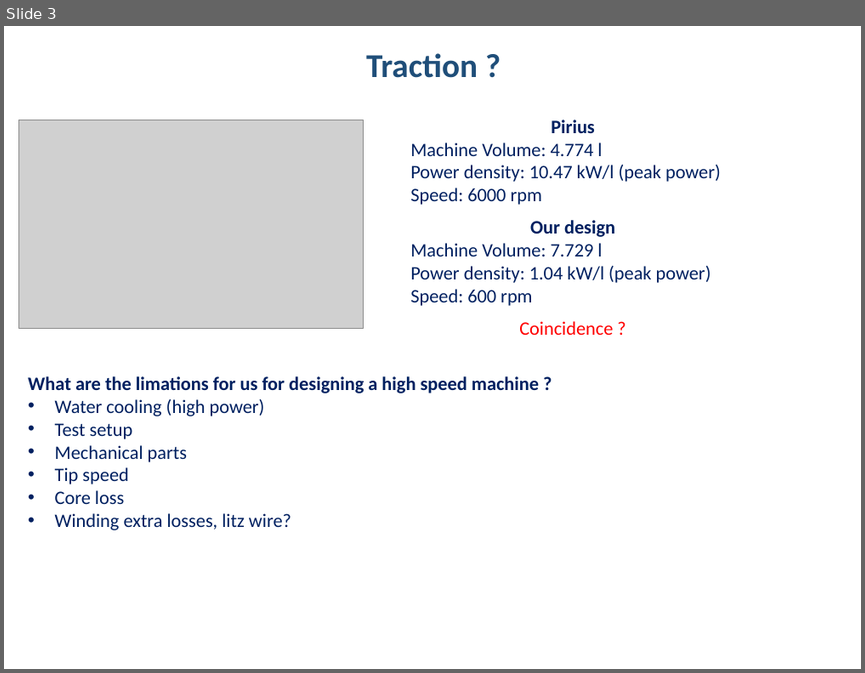
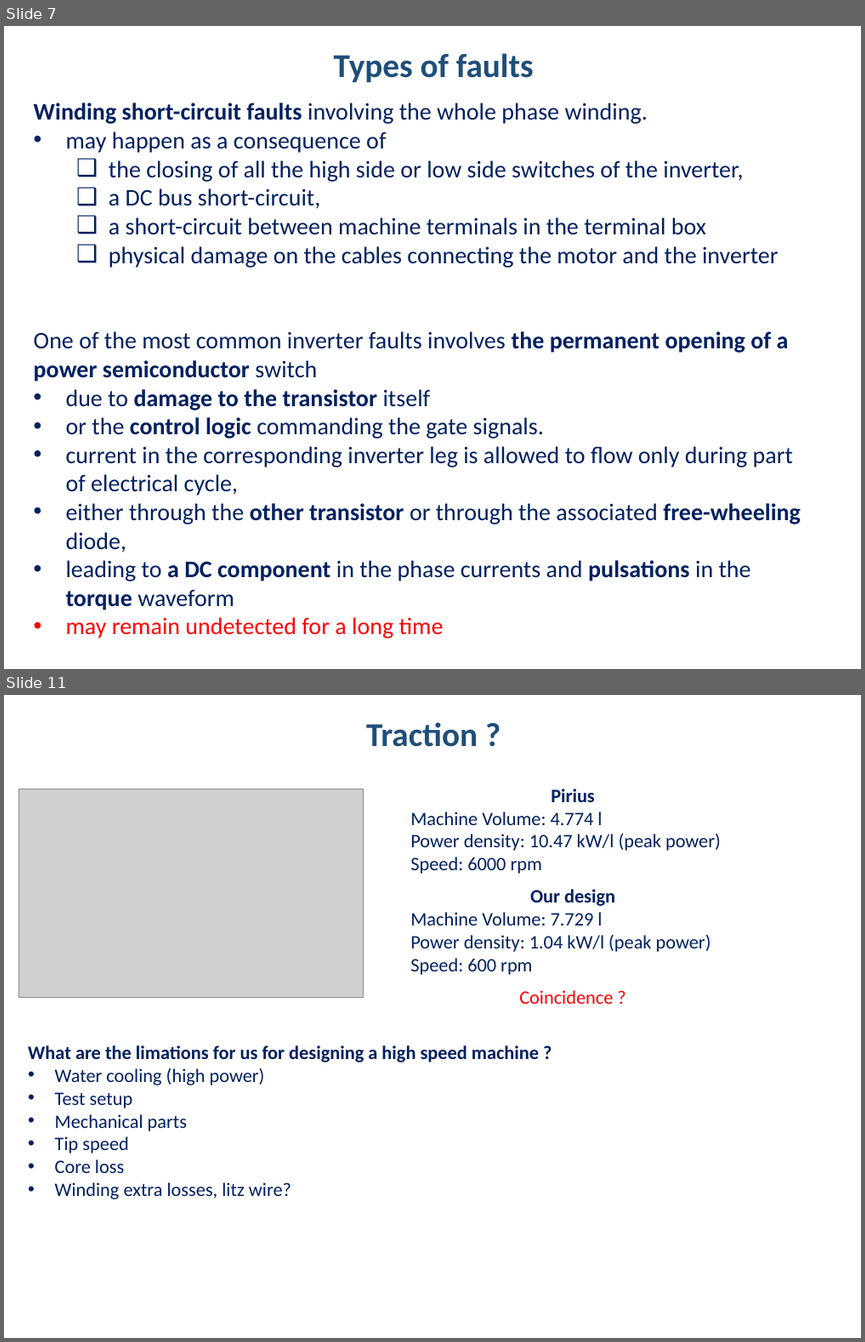
Before and after one commit to hakanpolat/IMMD, a slide deck: Literature/immd_ver2_research.pptx. Shown one above the other, each under a label of ours: slide 3 before the commit, slides 7 and 11 after it; the slides between them are not shown. The pictures are 865x673 and 865x1342 pixels, drawn with LibreOffice and Linux fonts; fonts in the diff are those of the drawing; grey boxes stand for pictures. Boxes give left, top, right and bottom in pixels: in the first picture for what was removed or moved away, otherwise in the second. Text is boxed around its words. In the diff, an @@ line names an element or a change of style, - is before the commit and + after.

```diff
--- a/Literature/immd_ver2_research.pptx
+++ b/Literature/immd_ver2_research.pptx
@@ slide 7 added at bbox=[4, 26, 861, 669], background #FFFFFF @@
@@ text added at bbox=[334, 53, 534, 82], 28 pt, text #1F4E79, bold @@
+Types of faults
@@ text added at bbox=[34, 102, 800, 638], 20 pt, text #002060 @@
+Winding short-circuit faults involving the whole phase winding.
+• may happen as a consequence of
+  ❑ the closing of all the high side or low side switches of the inverter,
+  ❑ a DC bus short-circuit,
+  ❑ a short-circuit between machine terminals in the terminal box
+  ❑ physical damage on the cables connecting the motor and the inverter
+One of the most common inverter faults involves the permanent opening of a power semiconductor switch
+• due to damage to the transistor itself
+• or the control logic commanding the gate signals.
+• current in the corresponding inverter leg is allowed to flow only during part of electrical cycle,
+• either through the other transistor or through the associated free-wheeling diode,
+• leading to a DC component in the phase currents and pulsations in the torque waveform
+• may remain undetected for a long time
@@ what was slide 3 is now slide 11 @@
```
Also in this commit, not shown: 1 slide changed, 7 other slides added, 1 other file.
